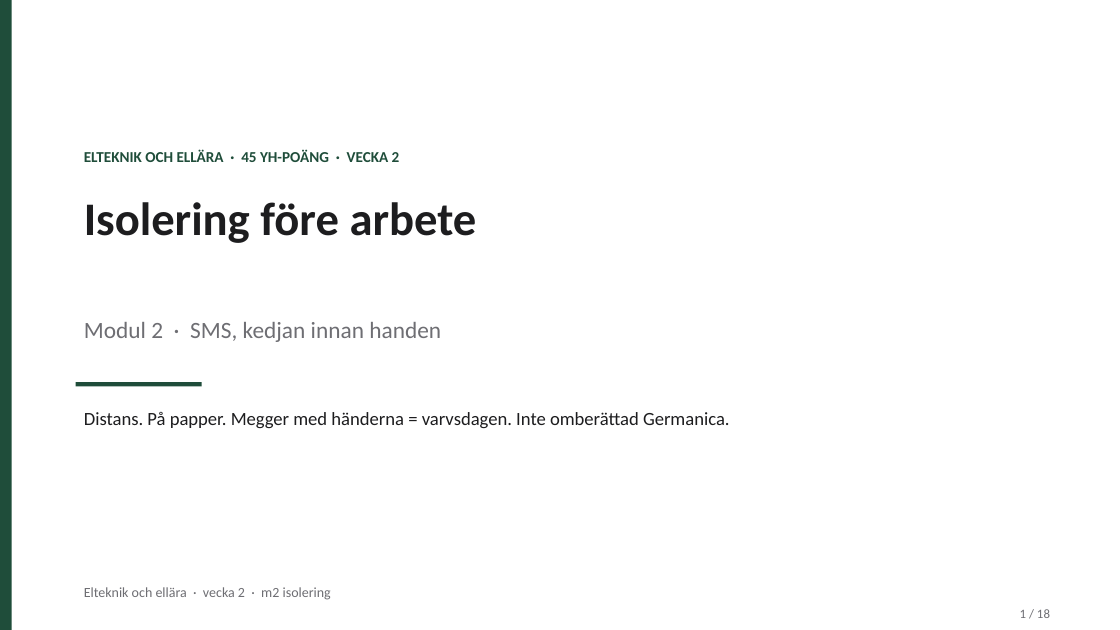
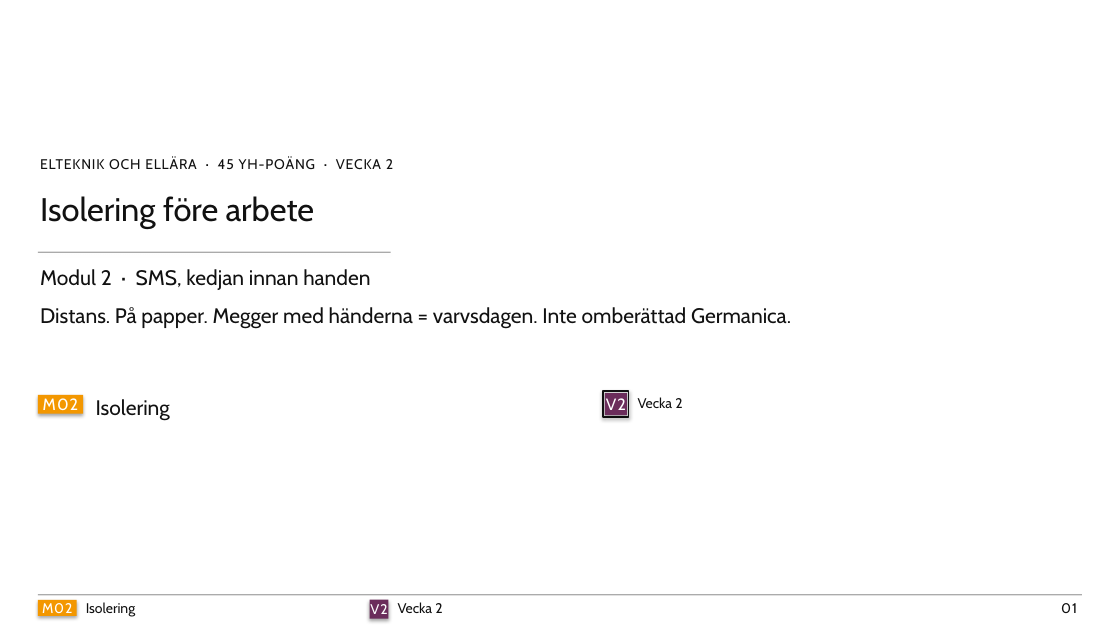
Before and after one commit to nj22az/elteknik-och-ellara, a slide deck: slide 1 of pptx/vecka-02.pptx. Drawn at 1120x630 pixels with LibreOffice and Linux fonts; fonts in the diff are those of the drawing. Boxes give left, top, right and bottom in pixels: in the first picture for what was removed or moved away, otherwise in the second. Text is boxed around its words. In the diff, an @@ line names an element or a change of style, - is before the commit and + after.

```diff
--- a/pptx/vecka-02.pptx
+++ b/pptx/vecka-02.pptx
@@ rectangle removed at (0,0,12,630) @@
@@ text "ELTEKNIK OCH ELLÄRA · 45 ...": place and size @@
-text "ELTEKNIK OCH ELLÄRA · 45 ..." at (84,149,400,162)
+text "ELTEKNIK OCH ELLÄRA · 45 ..." at (40,157,393,170)
@@ text "ELTEKNIK OCH ELLÄRA · 45 ..." at (40,157,393,170): size 13 to 12 pt, font Calibri to Cabin, text colour #1F4D3A to #111111, letter spacing 0 to 0.7 pt, bold off @@
@@ text "Isolering före arbete": place and size @@
-text "Isolering före arbete" at (84,202,477,243)
+text "Isolering före arbete" at (40,196,315,229)
@@ text "Isolering före arbete" at (40,196,315,229): size 40 to 28 pt, font Calibri to Cabin, text colour #1D1D1F to #111111, bold off @@
@@ text "Modul 2 · SMS, kedjan ...": place and size @@
-text "Modul 2 · SMS, kedjan ..." at (84,322,441,342)
+text "Modul 2 · SMS, kedjan ..." at (40,269,370,290)
@@ text "Modul 2 · SMS, kedjan ..." at (40,269,370,290): size 20 to 18 pt, font Calibri to Cabin, text colour #6E6E73 to #111111 @@
@@ rectangle added at (38,252,391,252), fill #111111 @@
@@ text "Distans. På papper. Megger med ...": place and size @@
-text "Distans. På papper. Megger med ..." at (84,412,730,428)
+text "Distans. På papper. Megger med ..." at (40,307,791,329)
@@ text "Distans. På papper. Megger med ..." at (40,307,791,329): size 16 to 18 pt, font Calibri to Cabin, text colour #1D1D1F to #111111 @@
@@ rectangle removed at (76,382,202,386) @@
@@ rectangle added at (38,395,83,413), fill #F39700, 14 pt, text #FFFFFF @@
+M02
@@ text added at (96,399,170,421), 18 pt, text #111111 @@
+Isolering
@@ rectangle added at (603,392,628,417), outline #111111 1.5 pt @@
@@ rectangle added at (605,393,627,415), fill #6B2D5B, 14 pt, text #FFFFFF @@
+V2
@@ text added at (638,397,682,408), 12 pt, text #111111 @@
+Vecka 2
@@ rectangle added at (38,595,1082,595), fill #111111 @@
@@ text removed at (84,587,331,600) @@
-Elteknik och ellära · vecka 2 · m2 isolering
@@ rectangle added at (38,600,76,616), fill #F39700, 12 pt, text #FFFFFF @@
+M02
@@ text added at (86,602,135,617), 12 pt, text #111111 @@
+Isolering
@@ rectangle added at (370,600,389,619), fill #6B2D5B, 12 pt, text #FFFFFF @@
+V2
@@ text added at (398,602,442,613), 12 pt, text #111111 @@
+Vecka 2
@@ text removed at (1020,609,1050,618) @@
-1 / 18
@@ text added at (1061,603,1077,613), 12 pt, text #111111 @@
+01
```
Also in this commit, not shown: 16 other slides changed, 1 slide added, 1 slide removed, 12 other files.
